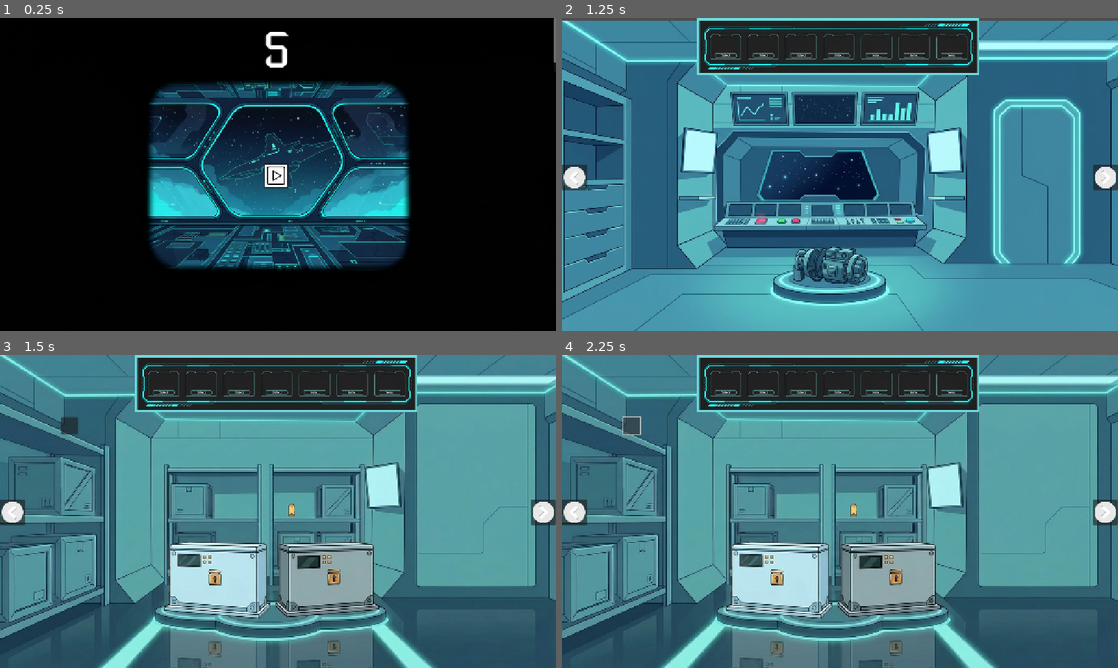
Above: before the commit, frames 1-4 (two rows, left to right).
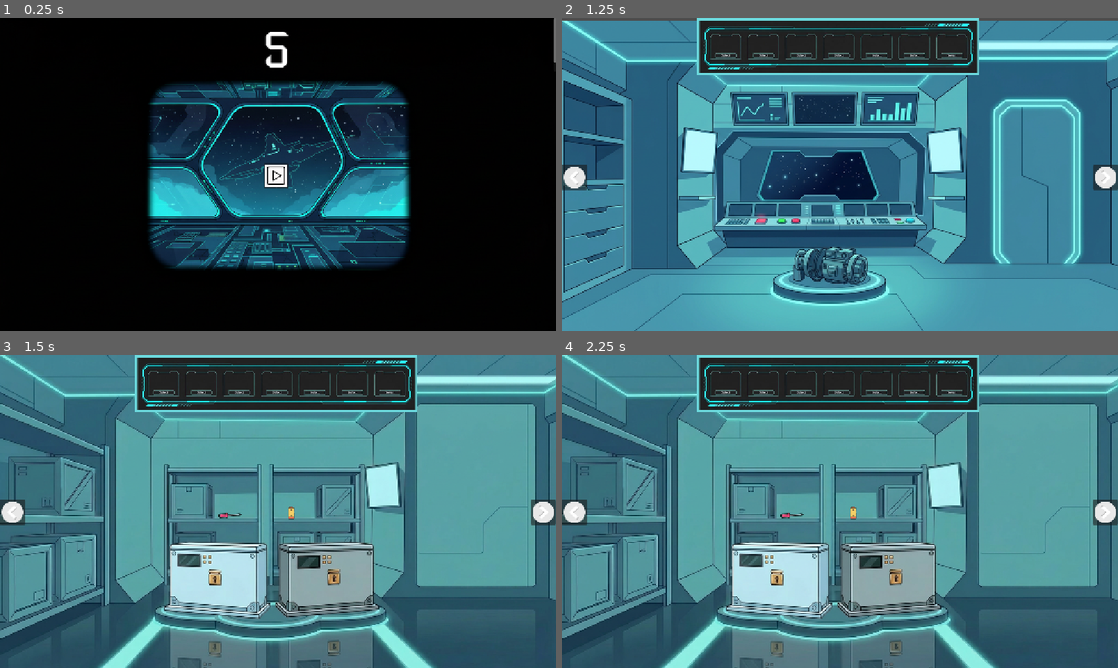
Above: after the commit, the same moments.

Repository: top-it-090304/SpaceshipMission
Game: Godot game, scene res://scenes/StartMenu.tscn
Same seed, same stepped clock (60 frames per second), same inputs: the game is played once before the commit and once after it.
Inputs (mouse positions are in pixels of both pictures, inside the frame that each line leads up to):
- Up to frame 1 (0.25 s): no input
- Up to frame 2 (1.25 s): click (840, 174) at 0.5 s
- Up to frame 3 (1.5 s): click (544, 514) at 1.25 s
- Up to frame 4 (2.25 s): click (628, 423) at 2.02 s

Frames 1-2 are identical in both runs. In frame 3, 0.3% of the frame differs, in the area x 11-53%, y 20-53%; in frame 4, 0.3%, in the area x 10-53%, y 19-53%.

Commit message:
Inventory logic added

Diff:
--- a/spaceship-mission-new/scenes/InventoryRoot.tscn
+++ b/spaceship-mission-new/scenes/InventoryRoot.tscn
@@ -33,10 +33,10 @@
 
 [node name="Slot2" type="TextureRect" parent="Slots"]
 layout_mode = 0
-offset_left = 429.0
-offset_top = 37.0
-offset_right = 497.0
-offset_bottom = 93.0
+offset_left = 430.0
+offset_top = 40.0
+offset_right = 498.0
+offset_bottom = 96.0
 mouse_filter = 0
 
 [node name="Slot3" type="TextureRect" parent="Slots"]
--- a/spaceship-mission-new/scenes/Item.tscn
+++ b/spaceship-mission-new/scenes/Item.tscn
@@ -9,8 +9,10 @@
 script = ExtResource("1_j3wwg")
 
 [node name="Sprite2D" type="Sprite2D" parent="."]
+z_index = 2
 
 [node name="CollisionShape2D" type="CollisionShape2D" parent="."]
+z_index = 2
 shape = SubResource("RectangleShape2D_bx46p")
 
 [connection signal="input_event" from="." to="." method="_on_input_event"]
--- a/spaceship-mission-new/scenes/Room2.tscn
+++ b/spaceship-mission-new/scenes/Room2.tscn
@@ -6,6 +6,7 @@
 [ext_resource type="Texture2D" uid="uid://c13a6h4iv6bw4" path="res://items/left-arrow.png" id="4_yltfi"]
 [ext_resource type="PackedScene" uid="uid://cn1y03h5it8rh" path="res://scenes/Item.tscn" id="5_4tgmk"]
 [ext_resource type="Texture2D" uid="uid://drok0fqnbkhsd" path="res://items/battery.png" id="6_5ujgq"]
+[ext_resource type="Texture2D" uid="uid://bu0bu13pukdil" path="res://items/screwdriver.png" id="7_5ujgq"]
 
 [node name="Room2" type="Node2D"]
 script = ExtResource("1_uq8dp")
@@ -45,16 +46,15 @@
 offset_right = 607.0
 offset_bottom = 592.0
 
-[node name="Screwdriver" type="Button" parent="."]
-offset_left = 141.0
-offset_top = 142.0
-offset_right = 181.0
-offset_bottom = 182.0
+[node name="battery" parent="." instance=ExtResource("5_4tgmk")]
+position = Vector2(671, 362)
+texture = ExtResource("6_5ujgq")
 
-[node name="Item" parent="." instance=ExtResource("5_4tgmk")]
-position = Vector2(672, 356)
-item_id = "battery "
-texture = ExtResource("6_5ujgq")
+[node name="screwdriver" parent="." instance=ExtResource("5_4tgmk")]
+position = Vector2(528, 368)
+rotation = 0.71733
+item_id = "screwdriver"
+texture = ExtResource("7_5ujgq")
 
 [connection signal="pressed" from="RightArrow" to="." method="_on_right_pressed"]
 [connection signal="pressed" from="LeftArrow" to="." method="_on_left_pressed"]
--- a/spaceship-mission-new/scenes/inventory_root.gd
+++ b/spaceship-mission-new/scenes/inventory_root.gd
@@ -4,9 +4,9 @@
 
 var items: Array[String] = []
 var item_textures := {
-	"key": preload("res://items/battery.png"),
-	"card": preload("res://items/screwdriver.png"),
-	"screwdriver": preload("res://items/screwdriver.png"),
+	"battery": preload("res://items/battery.png"),
+	"screwdriver": preload("res://items/screwdriver.png")
+
 }
 
 @onready var slots := [
@@ -32,9 +32,12 @@
 	_update_slots()
 
 func add_item(id: String) -> void:
+	print("Inventory.add_item:", id)
 	if items.size() >= MAX_SLOTS or id in items:
+		print("Cannot add, items =", items)
 		return
 	items.append(id)
+	print("Items now:", items)
 	# если раньше ничего не было выбрано — выберем первый добавленный предмет
 	if selected_index == -1:
 		selected_index = items.size() - 1
--- a/spaceship-mission-new/scenes/item.gd
+++ b/spaceship-mission-new/scenes/item.gd
@@ -1,10 +1,17 @@
 extends Area2D
 
-@export var item_id: String = "key"
+@export var item_id: String = "battery"
 @export var texture: Texture2D
 
 func _ready() -> void:
 	$Sprite2D.texture = texture
+
+	var main_game := get_tree().get_first_node_in_group("MainGame")
+	if main_game and main_game.is_item_collected(item_id):
+		# этот предмет уже брали ранее — сразу удаляем
+		queue_free()
+		return
+
 	input_event.connect(_on_input_event)
 
 func _on_input_event(viewport, event: InputEvent, shape_idx: int) -> void:
@@ -12,4 +19,5 @@
 		var main_game := get_tree().get_first_node_in_group("MainGame")
 		if main_game:
 			main_game.inventory.add_item(item_id)
+			main_game.mark_item_collected(item_id)
 		queue_free()
--- a/spaceship-mission-new/scenes/main_game.gd
+++ b/spaceship-mission-new/scenes/main_game.gd
@@ -1,7 +1,7 @@
 extends Node2D
 
 
-@onready var inventory := $UILayer/InventoryRoot
+@onready var inventory := $UILayer/InventoryRoot as Control
 var current_room: Node2D = null
 var room_index: int = 1   # начинаем с Room1
 var board_scene := preload("res://minigame/15puzzle/Board.tscn")
@@ -13,9 +13,21 @@
 var chest_instance: Node = null
 var chest_opened: bool = false
 
+var collected_items: Array[String] = [] # сюда складываем id подобранных предметов
 
 func _ready() -> void:
 	_load_room(room_index)
+
+func mark_item_collected(id: String) -> void:
+	if id in collected_items:
+		return
+	collected_items.append(id)
+
+func is_item_collected(id: String) -> bool:
+	return id in collected_items
+
+
+
 
 func _load_room(index: int) -> void:
 	if current_room:
--- a/spaceship-mission-new/scenes/room_2.gd
+++ b/spaceship-mission-new/scenes/room_2.gd
@@ -23,9 +23,3 @@
 		return
 
 	main_game.open_chest()
-
-func _on_screwdriver_pressed() -> void:
-	var main_game := get_tree().get_first_node_in_group("MainGame")
-	if main_game:
-		main_game.inventory.add_item("card")
-	$Screwdriver.hide()
Binary file added: spaceship-mission-new/ImagesBackground/box2close.png
Not shown, added: spaceship-mission-new/ImagesBackground/box2close.png.import
Binary file added: spaceship-mission-new/ImagesBackground/box2open.png
Not shown, added: spaceship-mission-new/ImagesBackground/box2open.png.import
Not shown: 1 places in spaceship-mission-new/scenes/Room2.tscn that only renumber resources
